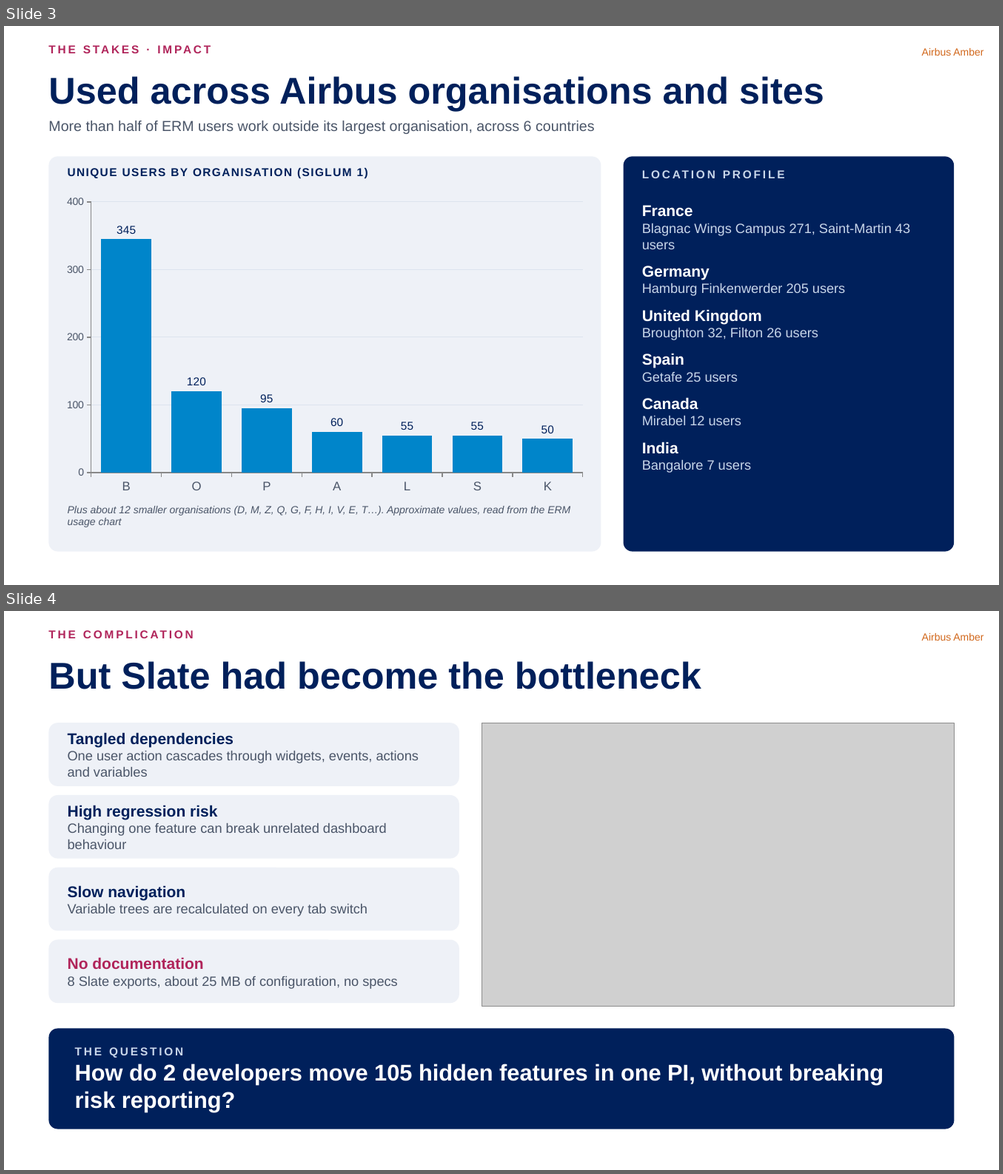
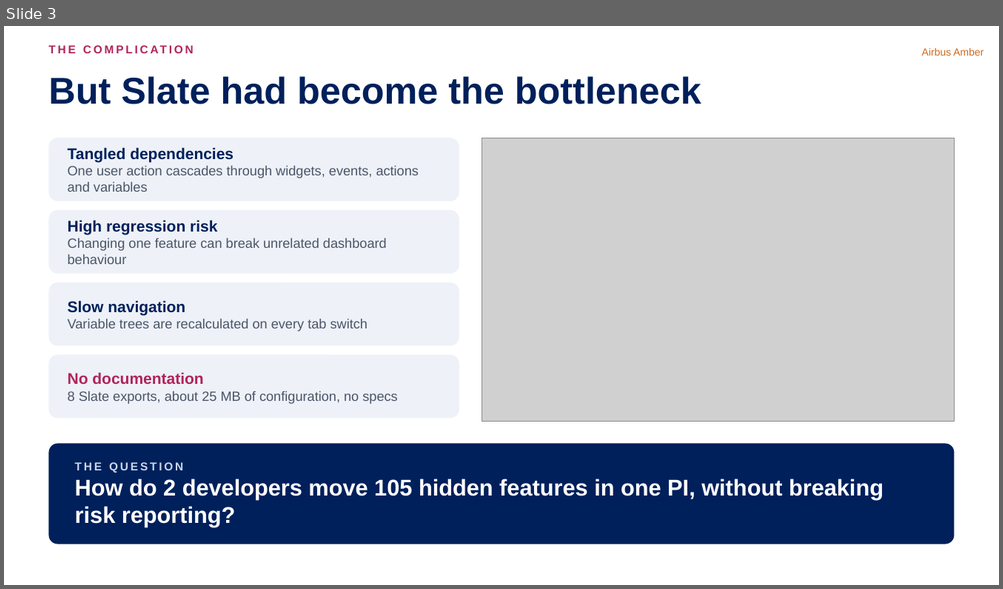
Before and after one commit to nithinram97/archify, a slide deck: erm-migration/docs/ERM-Migration-Jury-Pitch-v2.pptx. Shown one above the other, each under a label of ours: slides 3 and 4 before the commit, slide 3 after it. The pictures are 1003x1174 and 1003x589 pixels, drawn with LibreOffice and Linux fonts; fonts in the diff are those of the drawing; grey boxes stand for pictures. Boxes give left, top, right and bottom in pixels: in the first picture for what was removed or moved away, otherwise in the second. Text is boxed around its words. In the diff, an @@ line names an element or a change of style, - is before the commit and + after.

```diff
--- a/erm-migration/docs/ERM-Migration-Jury-Pitch-v2.pptx
+++ b/erm-migration/docs/ERM-Migration-Jury-Pitch-v2.pptx
@@ slide 3 removed at box(4, 26, 999, 585), background #FFFFFF; not listed: 1 template element that a slide beside it also shows @@
@@ text removed at box(48, 42, 496, 63) @@
-THE STAKES · IMPACT
@@ title removed at box(48, 76, 824, 111) @@
-Used across Airbus organisations and sites
@@ text removed at box(48, 121, 595, 134) @@
-More than half of ERM users work outside its largest organisation, across 6 countries
@@ rounded rectangle removed at box(48, 156, 601, 552) @@
@@ rounded rectangle removed at box(623, 156, 954, 552) @@
@@ text removed at box(68, 168, 368, 179) @@
-UNIQUE USERS BY ORGANISATION (SIGLUM 1)
@@ text removed at box(642, 168, 940, 190) @@
-LOCATION PROFILE
@@ column chart removed at box(57, 190, 594, 500) @@
-categories: B, O, P, A, L, S, K
-Series 1: 345, 120, 95, 60, 55, 55, 50
@@ text removed at box(642, 205, 910, 473) @@
-France
-Blagnac Wings Campus 271, Saint-Martin 43 users
-Germany
-Hamburg Finkenwerder 205 users
-United Kingdom
-Broughton 32, Filton 26 users
-Spain
-Getafe 25 users
-Canada
-Mirabel 12 users
-India
-Bangalore 7 users
@@ text removed at box(68, 506, 570, 528) @@
-Plus about 12 smaller organisations (D, M, Z, Q, G, F, H, I, V, E, T…). Approximate values, read from the ERM usage chart
@@ what was slide 4 is now slide 3 @@
```
Also in this commit, not shown: 1 slide changed, 2 other files.
